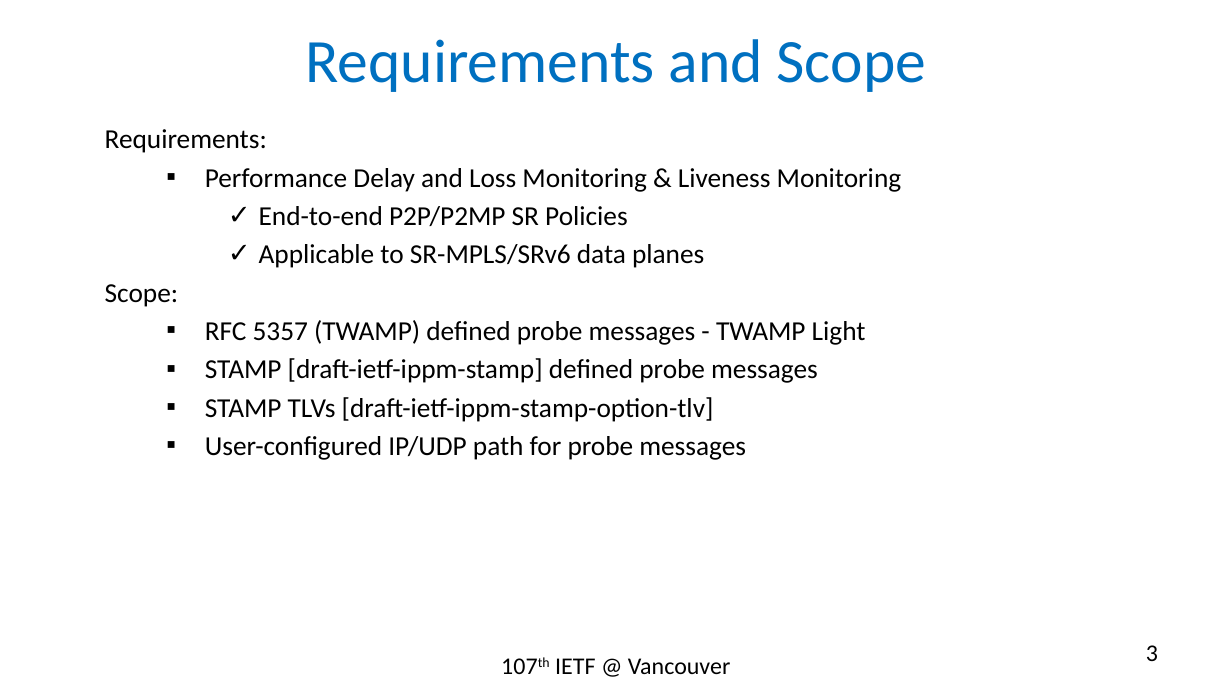
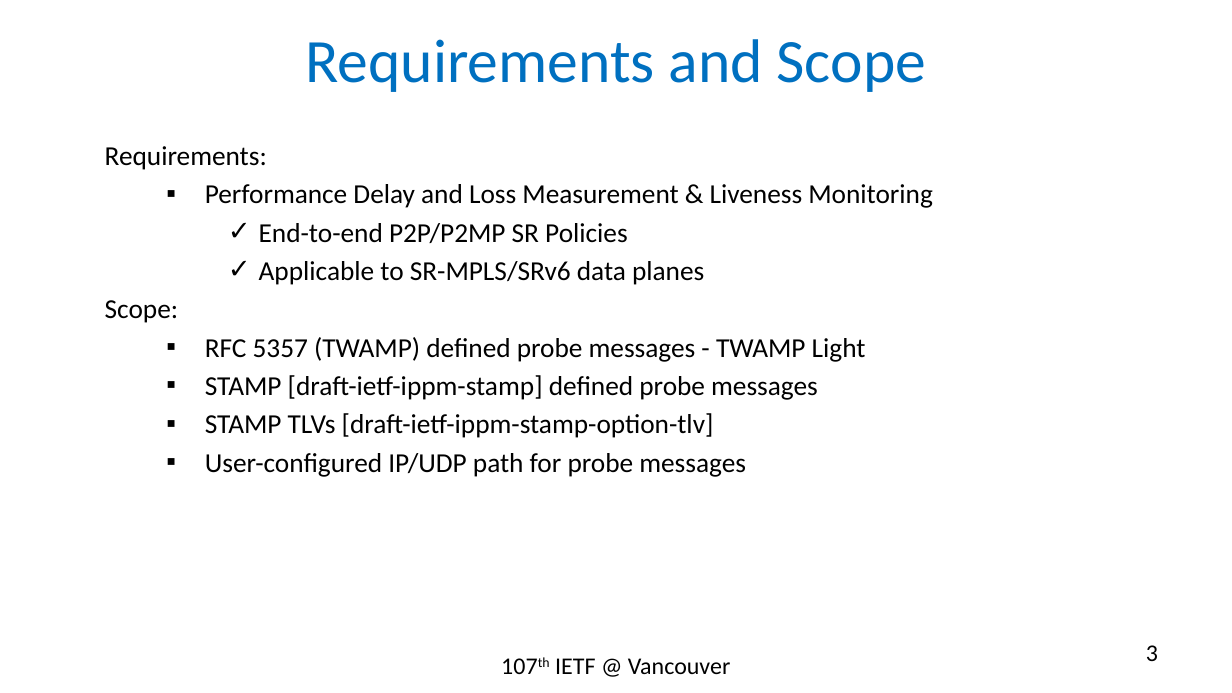
Before and after one commit to rakgandhi/ietf-slides, a slide deck: slide 3 of draft-gandhi-spring-sr-enhanced-plm-00.pptx. Drawn at 1232x693 pixels with LibreOffice and Linux fonts; fonts in the diff are those of the drawing. Boxes give left, top, right and bottom in pixels: in the first picture for what was removed or moved away, otherwise in the second. Text is boxed around its words. In the diff, an @@ line names an element or a change of style, - is before the commit and + after.

```diff
--- a/draft-gandhi-spring-sr-enhanced-plm-00.pptx
+++ b/draft-gandhi-spring-sr-enhanced-plm-00.pptx
@@ text "Requirements:" moved from (x1=105, y1=129, x2=902, y2=460) to (x1=105, y1=146, x2=933, y2=477) @@
@@ text at (x1=205, y1=184, x2=933, y2=208): text changed @@
-  ▪ Performance Delay and Loss Monitoring & Liveness Monitoring
+  ▪ Performance Delay and Loss Measurement & Liveness Monitoring
```
Also in this commit, not shown: 4 other slides changed, 1 slide added, 1 slide removed.
